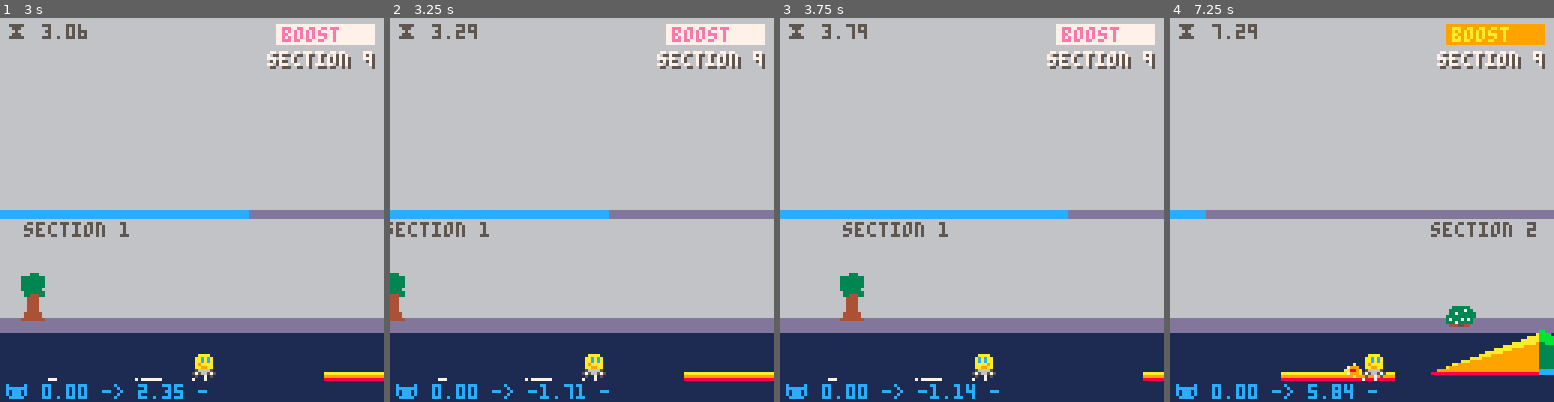
Above: before the commit, frames 1-4 (left to right).
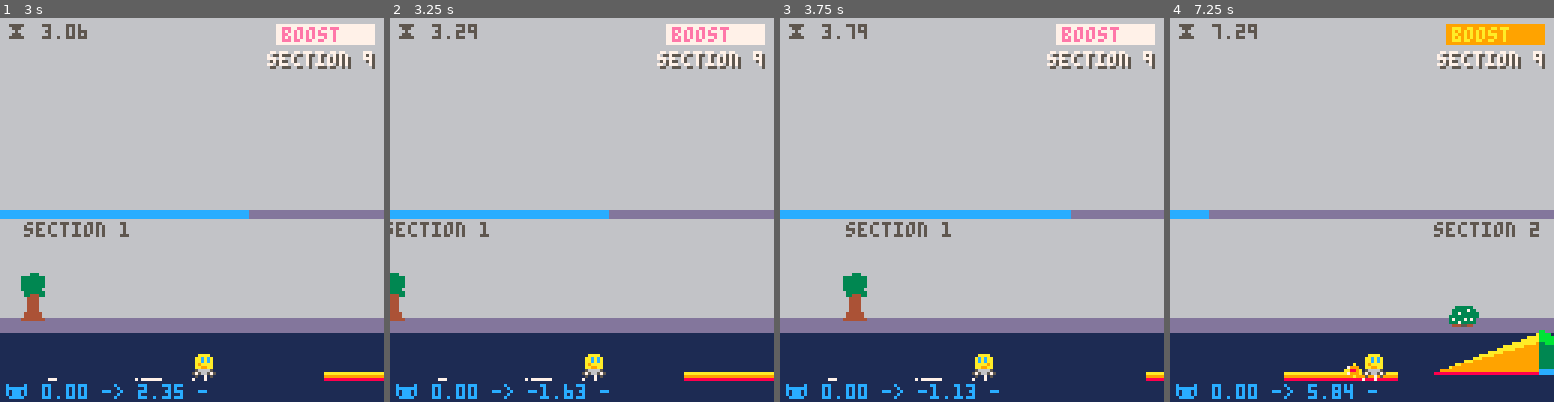
Above: after the commit, the same moments.

Repository: broquaint/pico8-carts
Game: PICO-8 cartridge racer.p8
The game is run twice, just before and just after one commit, with the same random seed, the same clock (stepped at 60 frames per second) and the same inputs.
Inputs:
- Up to frame 1 (3 s): tap X (X key) at 0.33, 1.07, 1.85, 2.97 s; tap O (Z key) at 0.7, 1.7, 2.1, 2.5, 2.9 s; hold Right 1.6-2.1 s; hold Up 2.15-2.42 s; hold Right from 2.47 s (still down)
- Up to frame 2 (3.25 s): release Right at 3.03 s; hold Left from 3.08 s (still down)
- Up to frame 3 (3.75 s): tap O (Z key) at 3.3, 3.7 s; release Left at 3.58 s; hold Down from 3.63 s (still down)
- Up to frame 4 (7.25 s): release Down at 3.97 s; hold Right 4.02-4.68 s; tap X (X key) at 4.08, 5.2, 6.32 s; tap O (Z key) every 0.4 s from 4.1 to 6.9 s; hold Up 4.73-5.03 s; hold Left 5.08-5.68 s; hold Down 5.73-6.03 s; hold Right 6.08-6.58 s; hold Right 6.63-7.13 s; hold Up from 7.18 s (still down)

Frame 1 is identical in both runs. In frame 2, less than 0.1% of the frame differs, in the area x 45-51%, y 95-100%; in frame 3, 0.8%; in frame 4, 0.9%, in the area x 9-97%, y 50-95%.

Commit message:
Fix friction to eliminate drifting left
For some reason, I'm guessing FP math subtleties I'm unfamiliar with,
when going leftwards the speed would slow to 0.0001 but never hit 0
which meant if you left go of "accelerate" going left it would just
keep drifting left at minimum speed.

Diff:
--- a/racer.p8
+++ b/racer.p8
@@ -422,26 +422,29 @@
       end
    end
 
-   -- debug('was going ', sw, ' now going ', car.speed, ' with boost ', car.boost_meter, ' boost amt ', car.boost_was, ' last boost at ', car.boosted_at)
-
    -- Don't consider speed as it hasn't yet been calculated
    local r = on_ramp(car.x)
 
    if not still_boosting() then
       -- TODO Make this more gradual, probably need to move away from linear speed.
+      local ns = car.speed
       if not car.jumping then
-         car.speed *= g_friction
+         ns *= g_friction
          if not accelerating  then
-            car.speed *= g_friction
+            ns *= g_friction
          end
       else
-         car.speed *= g_air_friction
+         ns *= g_air_friction
       end
 
       if r then
          -- TODO Improve friction relative to ramp.
-         car.speed *= g_friction * 0.95 - (r.angle/1000)
-      end
+         ns *= g_friction * 0.95 - (r.angle/1000)
+      end
+
+      -- debug('applying friction was ', tostr(car.speed), ' now ', tostr(ns))
+      -- For some reason going left doesn't reduce speed to 0. FP math >_<
+      car.speed = abs(ns) > 0.1 and ns or 0
 
       car.boosted_at = false
    end
